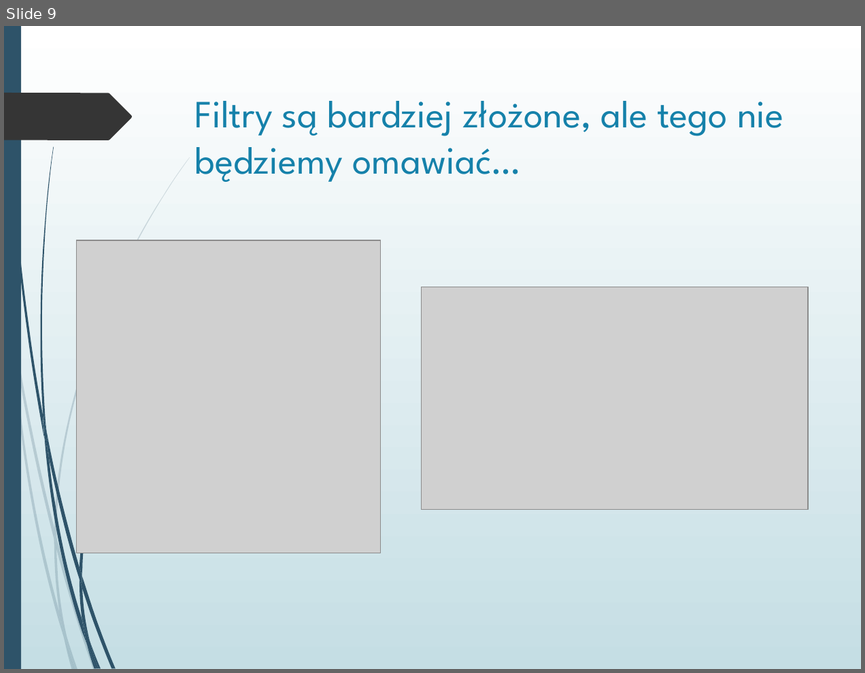
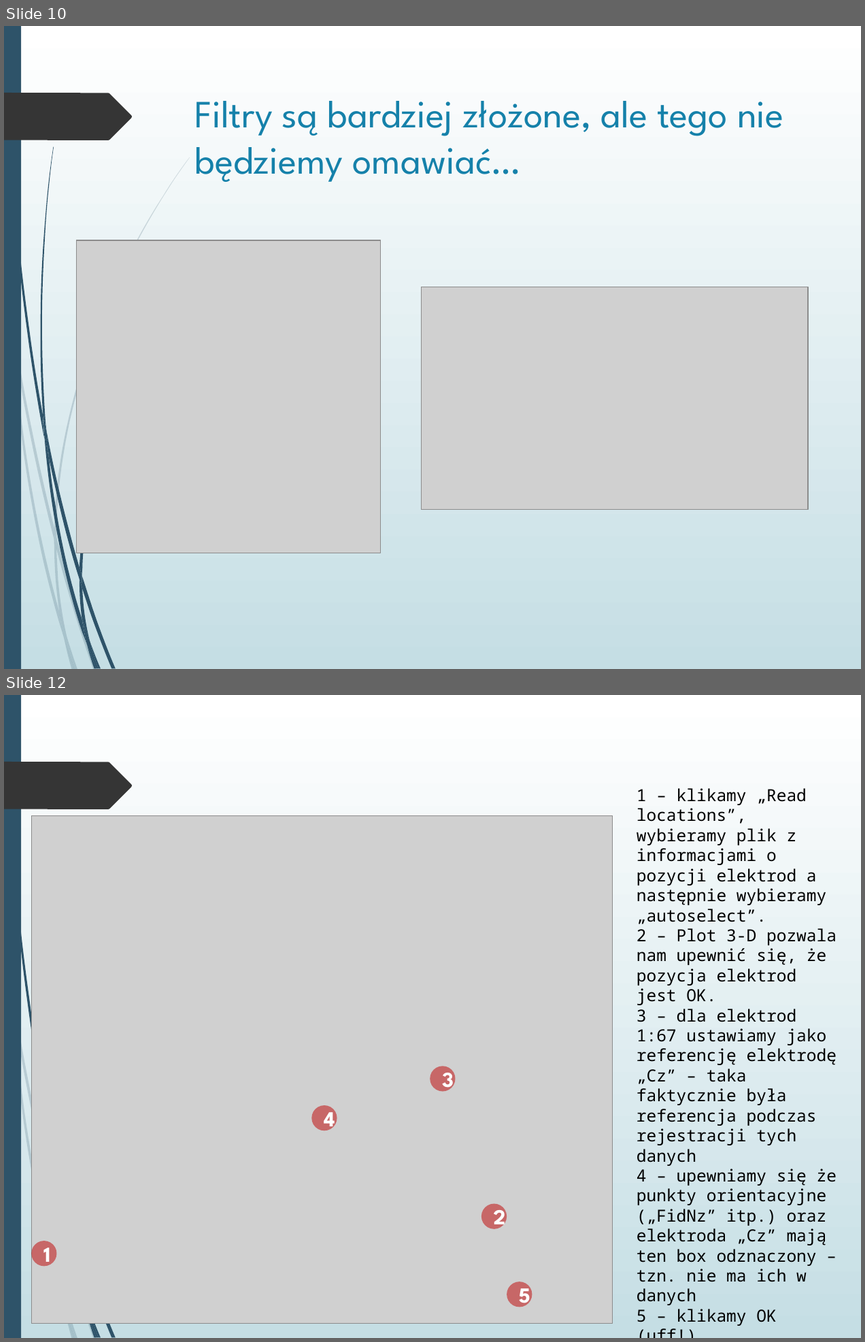
Before and after one commit to mmagnuski/AnalizaDanychEEG01, a slide deck: lectures/EEG 02 narrow.pptx. Shown one above the other, each under a label of ours: slide 9 before the commit, slides 10 and 12 after it; the slides between them are not shown. The pictures are 865x673 and 865x1342 pixels, drawn with LibreOffice and Linux fonts; fonts in the diff are those of the drawing; grey boxes stand for pictures. Boxes give left, top, right and bottom in pixels: in the first picture for what was removed or moved away, otherwise in the second. Text is boxed around its words. In the diff, an @@ line names an element or a change of style, - is before the commit and + after.

```diff
--- a/lectures/EEG 02 narrow.pptx
+++ b/lectures/EEG 02 narrow.pptx
@@ slide 12 added at [4, 695, 861, 1338], background gradient #FFFFFF to #C5DEE5; not listed: 15 template elements that a slide beside it also shows @@
@@ text added at [636, 788, 836, 1305], 14 pt, text #000000 @@
+1 – klikamy „Read locations”, wybieramy plik z informacjami o pozycji elektrod a następnie wybieramy „autoselect”.
+2 – Plot 3-D pozwala nam upewnić się, że pozycja elektrod jest OK.
+3 – dla elektrod 1:67 ustawiamy jako referencję elektrodę „Cz” – taka faktycznie była referencja podczas rejestracji tych danych
+4 – upewniamy się że punkty orientacyjne („FidNz” itp.) oraz elektroda „Cz” mają ten box odznaczony – tzn. nie ma ich w danych
+5 – klikamy OK (uff!)
@@ picture added at [31, 816, 613, 1323] @@
@@ ellipse added at [430, 1066, 456, 1091], fill #C00000 at 50% opacity, 18 pt, text #FFFFFF, bold @@
+3
@@ ellipse added at [311, 1106, 337, 1131], fill #C00000 at 50% opacity, 18 pt, text #FFFFFF, bold @@
+4
@@ ellipse added at [481, 1203, 507, 1229], fill #C00000 at 50% opacity, 18 pt, text #FFFFFF, bold @@
+2
@@ ellipse added at [31, 1241, 57, 1266], fill #C00000 at 50% opacity, 18 pt, text #FFFFFF, bold @@
+1
@@ ellipse added at [507, 1281, 532, 1307], fill #C00000 at 50% opacity, 18 pt, text #FFFFFF, bold @@
+5
@@ what was slide 9 is now slide 10 @@
```
Also in this commit, not shown: 1 slide changed, 2 other slides added.
